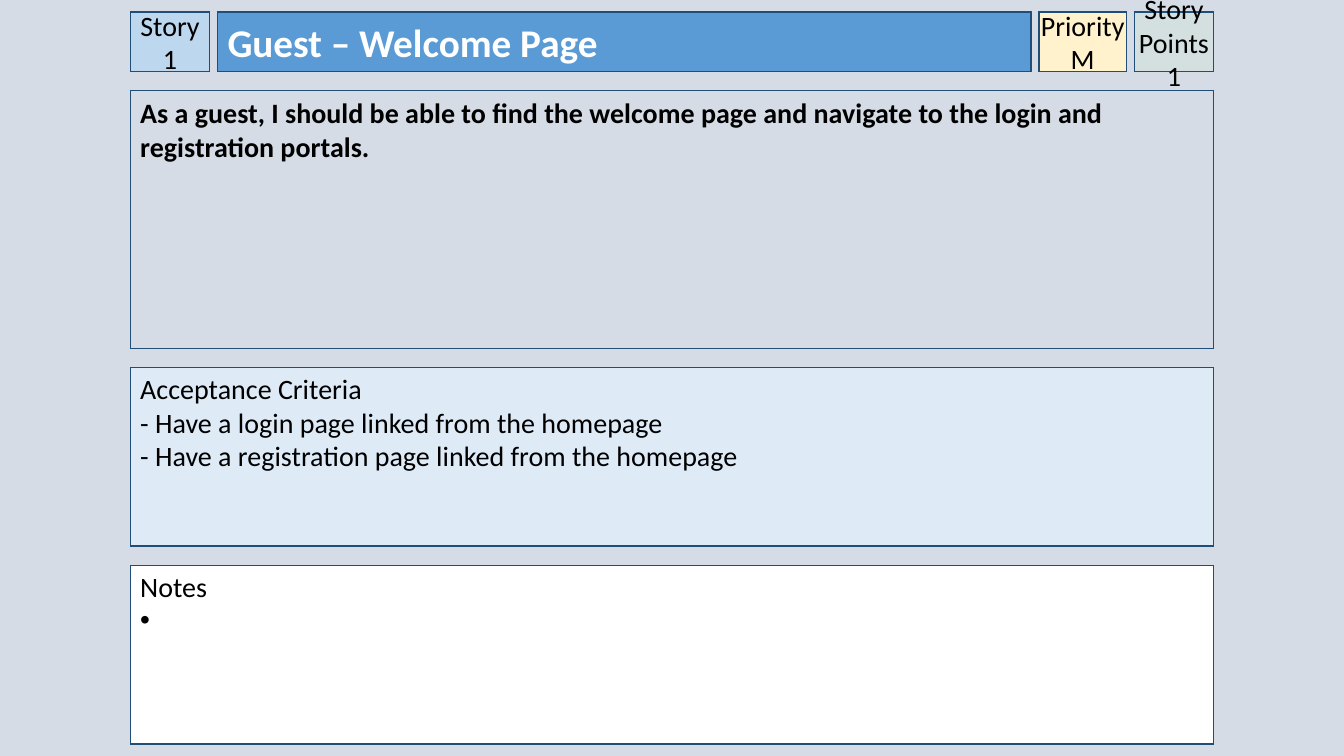
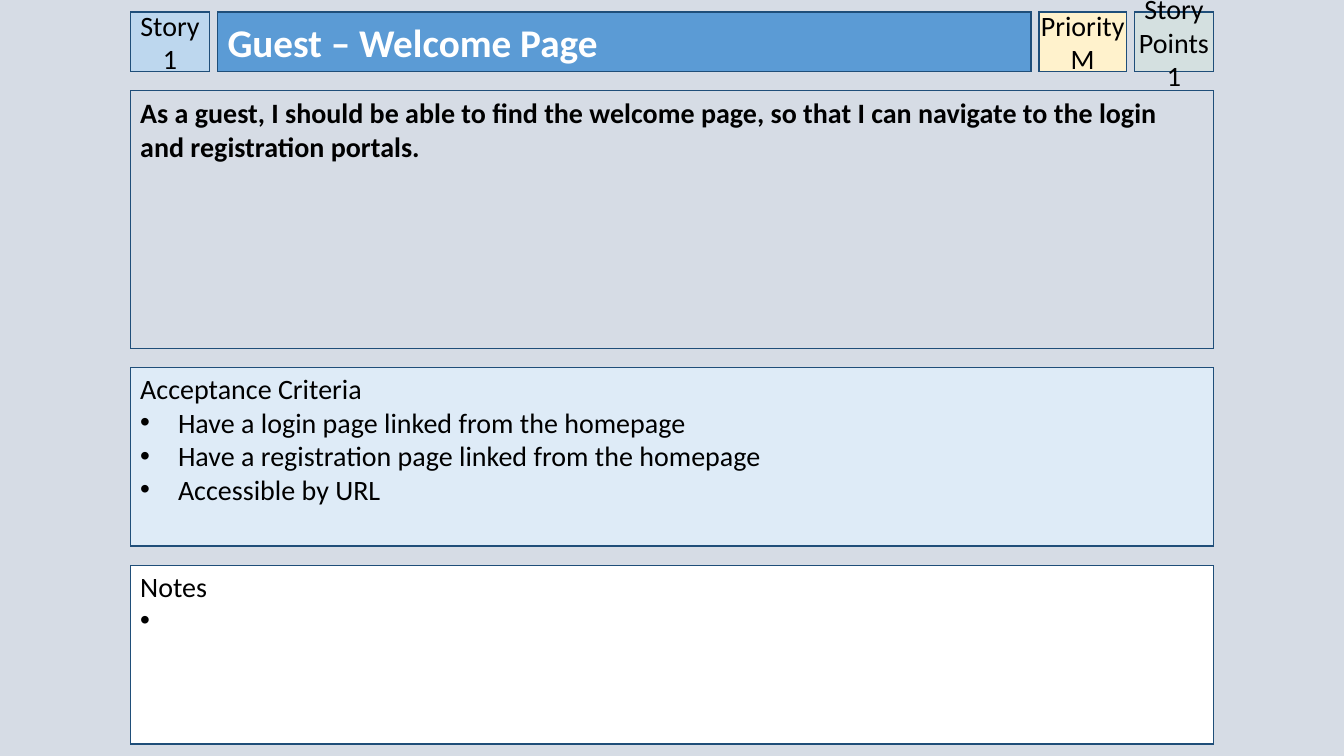
Before and after one commit to owencharters/IFB299, a slide deck: slide 2 of IFB299 - Collaborated User Stories - 2.pptx. Drawn at 1344x756 pixels with LibreOffice and Linux fonts; fonts in the diff are those of the drawing. Boxes give left, top, right and bottom in pixels: in the first picture for what was removed or moved away, otherwise in the second. Text is boxed around its words. In the diff, an @@ line names an element or a change of style, - is before the commit and + after.

```diff
--- a/IFB299 - Collaborated User Stories - 2.pptx
+++ b/IFB299 - Collaborated User Stories - 2.pptx
@@ text in rectangle at [140, 103, 1156, 162]: text changed @@
-As a guest, I should be able to find the welcome page and navigate to the login and registration portals.
+As a guest, I should be able to find the welcome page, so that I can navigate to the login and registration portals.
@@ text in rectangle at [178, 413, 760, 505]: text changed @@
-- Have a login page linked from the homepage
-- Have a registration page linked from the homepage
+• Have a login page linked from the homepage
+• Have a registration page linked from the homepage
+• Accessible by URL
```
Also in this commit, not shown: 18 other slides changed, 1 slide added, 1 other file.
